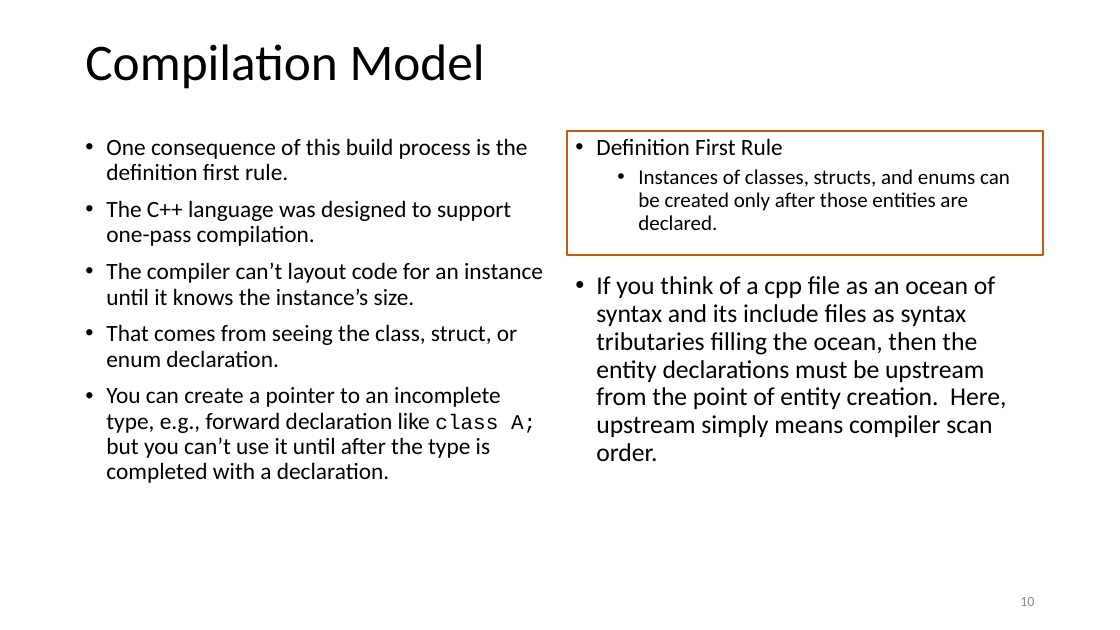
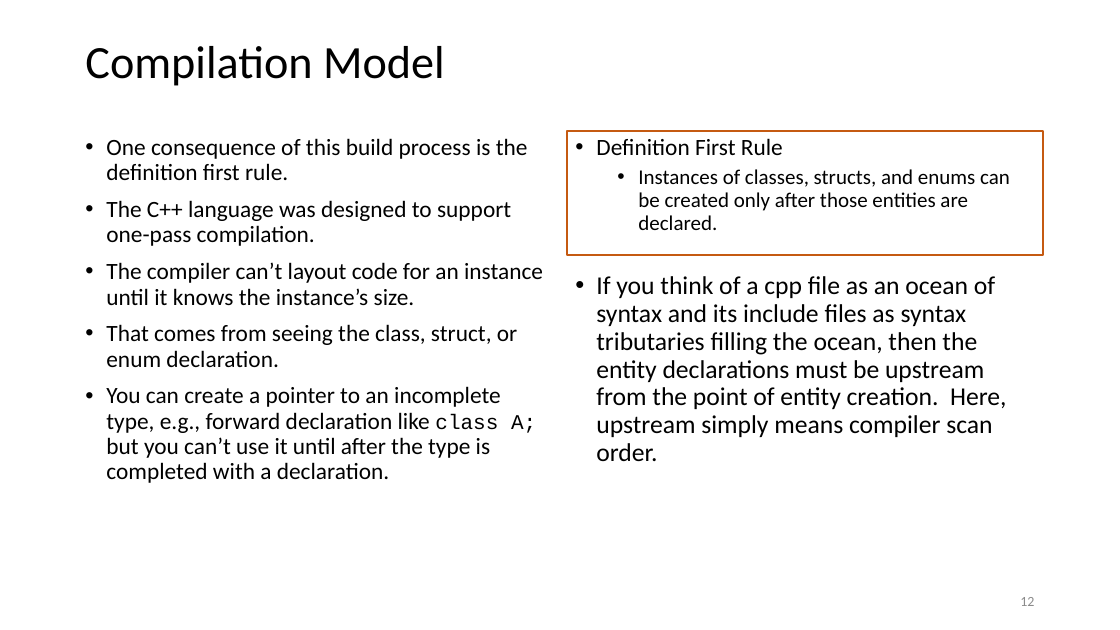
Before and after one commit to JimFawcett/JimFawcett.github.io, a slide deck: slide 12 of Resources/CppModels.pptx (slide 10 before the commit). Drawn at 1120x630 pixels with LibreOffice and Linux fonts; fonts in the diff are those of the drawing. Boxes give left, top, right and bottom in pixels: in the first picture for what was removed or moved away, otherwise in the second. Text is boxed around its words. In the diff, an @@ line names an element or a change of style, - is before the commit and + after.

```diff
--- a/Resources/CppModels.pptx
+++ b/Resources/CppModels.pptx
@@ title "Compilation Model" at [85,46,445,86]: size 44 to 39.6 pt @@
@@ page number at [1020,597,1034,606]: text changed @@
-10
+12
```
Also in this commit, not shown: 7 other slides changed, 2 slides added, 5 other files.
